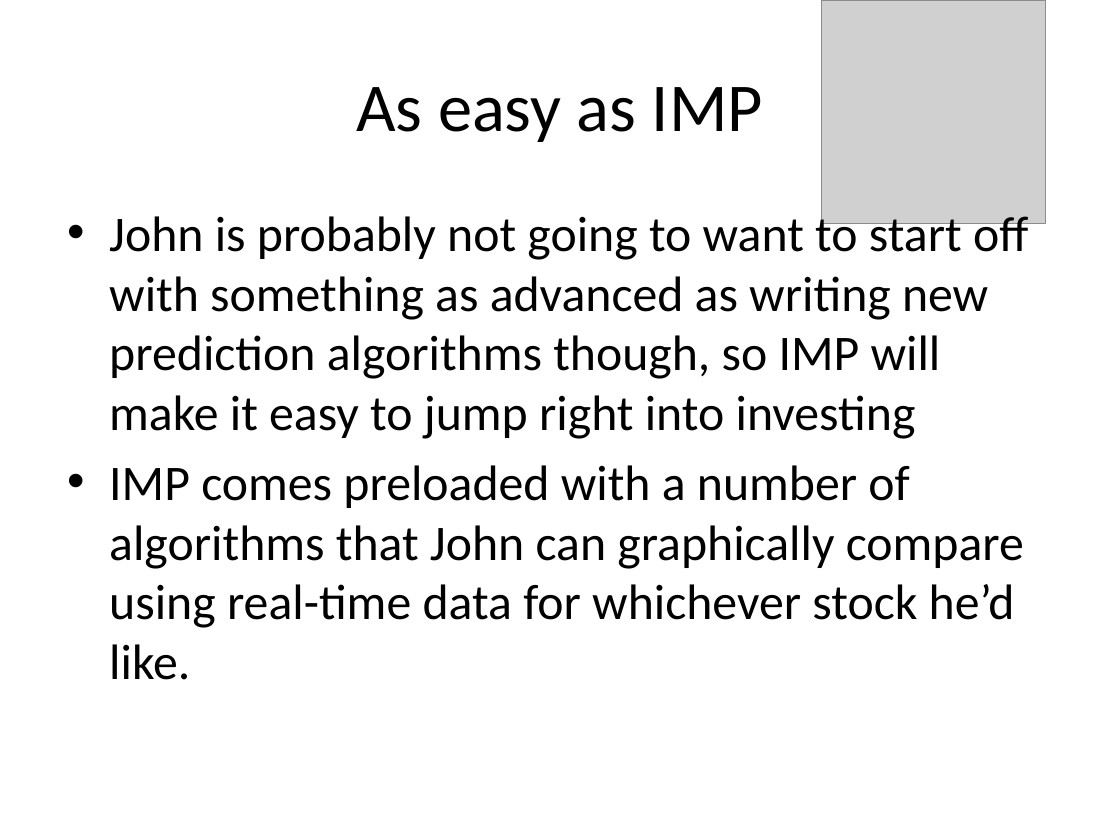
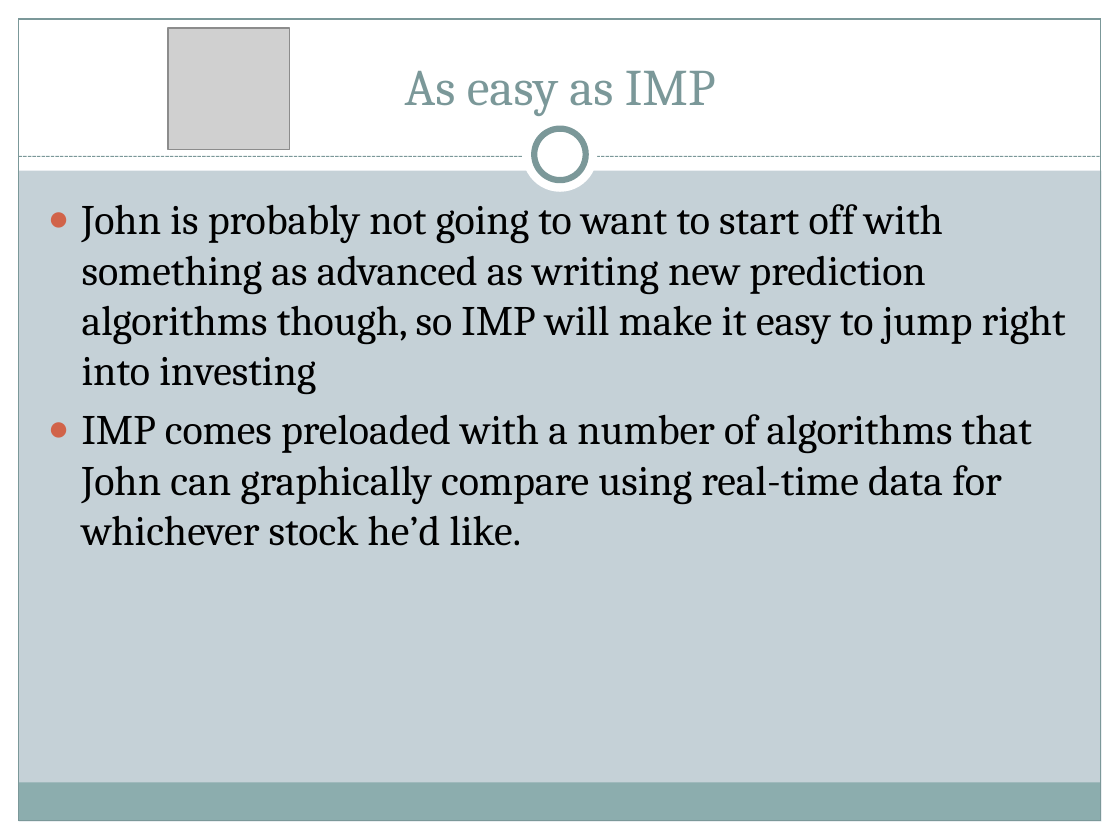
Before and after one commit to ChrisBye/rpi-imp, a slide deck: slide 10 of final presentation/justification and vision.pptx. Drawn at 1120x840 pixels with LibreOffice and Linux fonts; fonts in the diff are those of the drawing; grey boxes stand for pictures. Boxes give left, top, right and bottom in pixels: in the first picture for what was removed or moved away, otherwise in the second. Text is boxed around its words. In the diff, an @@ line names an element or a change of style, - is before the commit and + after.

Commit message:
final modifications for realsies this time

```diff
--- a/final presentation/justification and vision.pptx
+++ b/final presentation/justification and vision.pptx
@@ background #FFFFFF to #C5D1D7 @@
@@ rectangle added at box(0, 0, 1120, 170), fill #FFFFFF @@
@@ rectangle added at box(0, 0, 19, 840), fill #FFFFFF @@
@@ rectangle added at box(19, 19, 1101, 821), outline #7C999A 0.75 pt @@
@@ title "As easy as IMP": place and size @@
-title "As easy as IMP" at box(356, 87, 763, 142)
+title "As easy as IMP" at box(405, 71, 716, 116)
@@ title "As easy as IMP" at box(405, 71, 716, 116): size 44 to 33 pt, font Calibri to Cambria, text colour #000000 to #7C999A; vertical alignment middle to bottom @@
@@ picture: place and size @@
-picture at box(821, 0, 1045, 224)
+picture at box(168, 28, 289, 149)
@@ rectangle added at box(1101, 0, 1120, 840), fill #FFFFFF @@
@@ ellipse added at box(523, 118, 598, 193), fill #FFFFFF @@
@@ ellipse added at box(534, 129, 586, 180), fill #FFFFFF, outline #7C999A 4 pt @@
@@ line added from (19, 157) to (1101, 157), #7C999A 0.75 pt dashed @@
@@ text "John is probably not going ...": place and size @@
-text "John is probably not going ..." at box(109, 210, 1028, 680)
+text "John is probably not going ..." at box(82, 204, 1066, 546)
@@ text "John is probably not going ..." at box(82, 204, 1066, 546): size 32 to 27 pt, font Calibri to Cambria; bullet • to ●; less space between paragraphs @@
@@ rectangle added at box(18, 783, 1100, 821), fill #8CADAE @@
@@ rectangle added at box(0, 821, 1120, 840), fill #FFFFFF @@
```
Also in this commit, not shown: 10 other slides changed.
